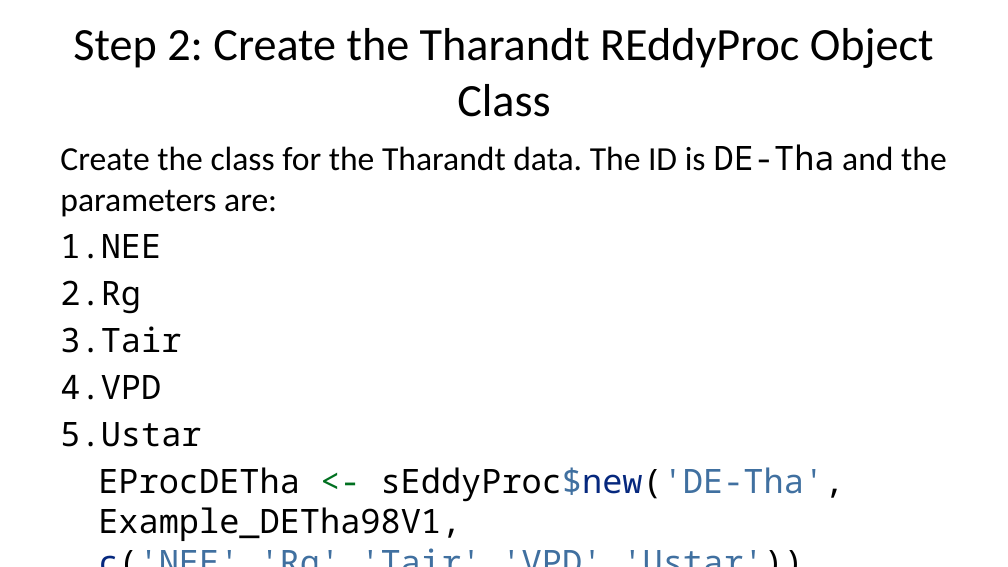
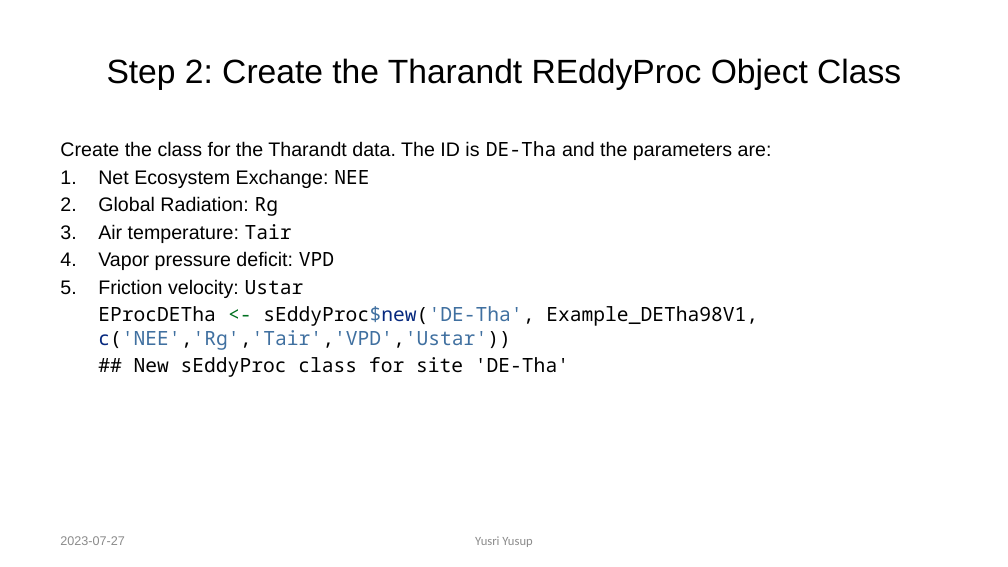
Before and after one commit to yusriy/reddyproc_class, a slide deck: slide 23 of R/REddyProc_presentation.pptx (slide 19 before the commit). Drawn at 1008x567 pixels with LibreOffice and Linux fonts; fonts in the diff are those of the drawing. Boxes give left, top, right and bottom in pixels: in the first picture for what was removed or moved away, otherwise in the second. Text is boxed around its words. In the diff, an @@ line names an element or a change of style, - is before the commit and + after.

```diff
--- a/R/REddyProc_presentation.pptx
+++ b/R/REddyProc_presentation.pptx
@@ title "Step 2: Create the Tharandt ..." at <box>107,58,901,90</box>: size 33 to 24 pt, font Calibri to Arial @@
@@ text at <box>60,141,772,377</box>: size 24 to 14 pt in "Create the class for the Tharandt data. ...", "EProcDETha <- sEddyProc$new('DE-Tha', Example_DETha98V1, c(' ...", "## New sEddyProc class for site 'DE-Tha'"; font Calibri to Arial in "Create the class for the Tharandt data. ..."; less space between paragraphs @@
@@ text at <box>98,169,369,298</box>: text changed; size 24 to 14 pt; font Noto Sans Mono to Arial @@
-1. NEE
-2. Rg
-3. Tair
-4. VPD
-5. Ustar
+1. Net Ecosystem Exchange: NEE
+2. Global Radiation: Rg
+3. Air temperature: Tair
+4. Vapor pressure deficit: VPD
+5. Friction velocity: Ustar
@@ text added at <box>60,536,124,545</box>, 9 pt, text #8C8C8C @@
+2023-07-27
@@ text added at <box>475,536,532,547</box>, 9 pt, text #8C8C8C @@
+Yusri Yusup
```
Also in this commit, not shown: 52 other slides changed, 23 slides added, 4 slides removed, 25 other files.
